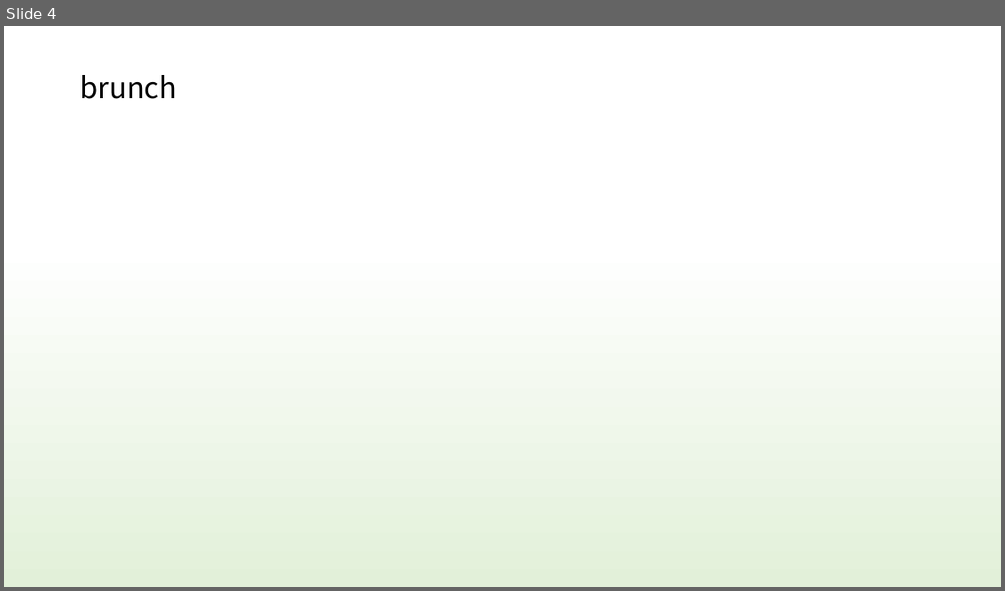
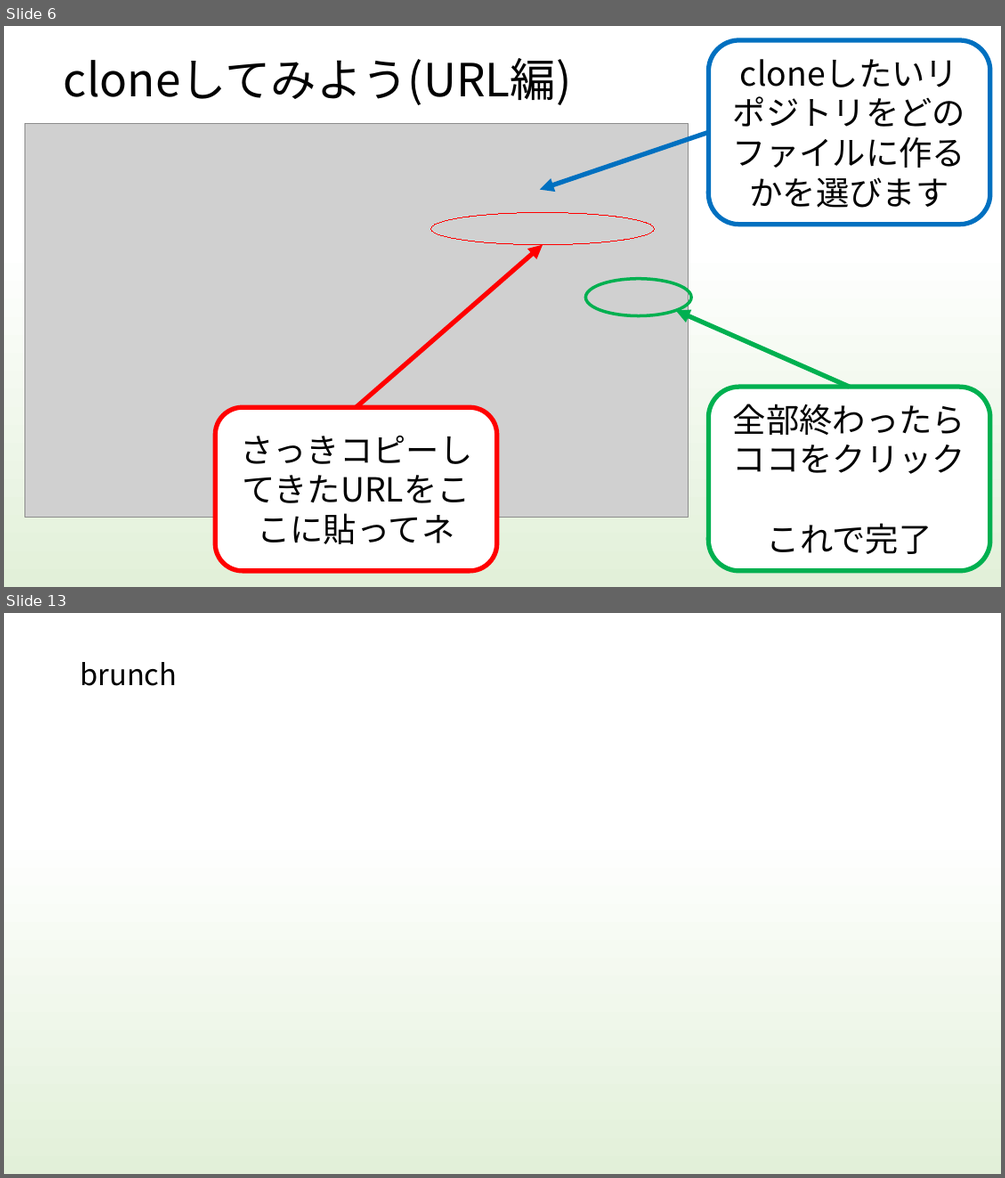
Before and after one commit to kiesproject/git-VR-study, a slide deck: 勉強会資料/H30VRStudy_Document/git_study.pptx. Shown one above the other, each under a label of ours: slide 4 before the commit, slides 6 and 13 after it; the slides between them are not shown. The pictures are 1005x591 and 1005x1178 pixels, drawn with LibreOffice and Linux fonts; fonts in the diff are those of the drawing; grey boxes stand for pictures. Boxes give left, top, right and bottom in pixels: in the first picture for what was removed or moved away, otherwise in the second. Text is boxed around its words. In the diff, an @@ line names an element or a change of style, - is before the commit and + after.

Commit message:
git資料更新しました

```diff
--- a/勉強会資料/H30VRStudy_Document/git_study.pptx
+++ b/勉強会資料/H30VRStudy_Document/git_study.pptx
@@ slide 6 added at (4,26,1001,587), background gradient #FFFFFF to #E2F0D9 to #BDBCBC @@
@@ rounded rectangle added at (708,40,990,224), fill #FFFFFF, outline #0070C0 4.5 pt, 32 pt, text #000000 @@
+cloneしたいリポジトリをどのファイルに作るかを選びます
@@ title added at (64,58,572,105), 44 pt, text #000000 @@
+cloneしてみよう(URL編)
@@ picture added at (25,123,688,516) @@
@@ arrow added from (708, 132) to (540, 190), #0070C0 4.5 pt @@
@@ ellipse added at (431,212,655,244), outline #FF0000 0.75 pt @@
@@ arrow added from (356, 408) to (542, 244), #FF0000 4.5 pt @@
@@ ellipse added at (586,279,691,316), outline #00B050 3 pt @@
@@ arrow added from (850, 386) to (676, 310), #00B050 4.5 pt @@
@@ rounded rectangle added at (708,386,990,571), fill #FFFFFF, outline #00B050 4.5 pt, 32 pt, text #000000 @@
+全部終わったらココをクリック
+これで完了
@@ rounded rectangle added at (215,408,497,572), fill #FFFFFF, outline #FF0000 4.5 pt, 32 pt, text #000000 @@
+さっきコピーしてきたURLをここに貼ってネ
@@ what was slide 4 is now slide 13 @@
```
Also in this commit, not shown: 2 slides changed, 9 other slides added, 1 slide removed.
